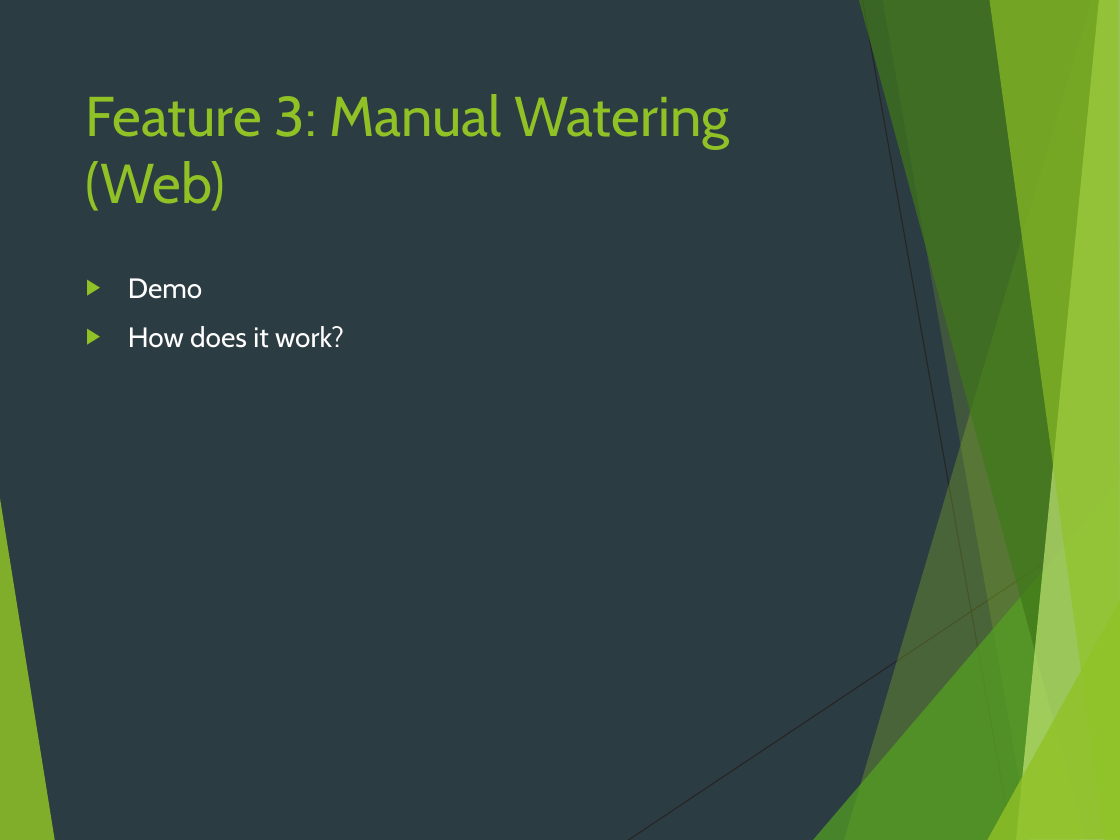
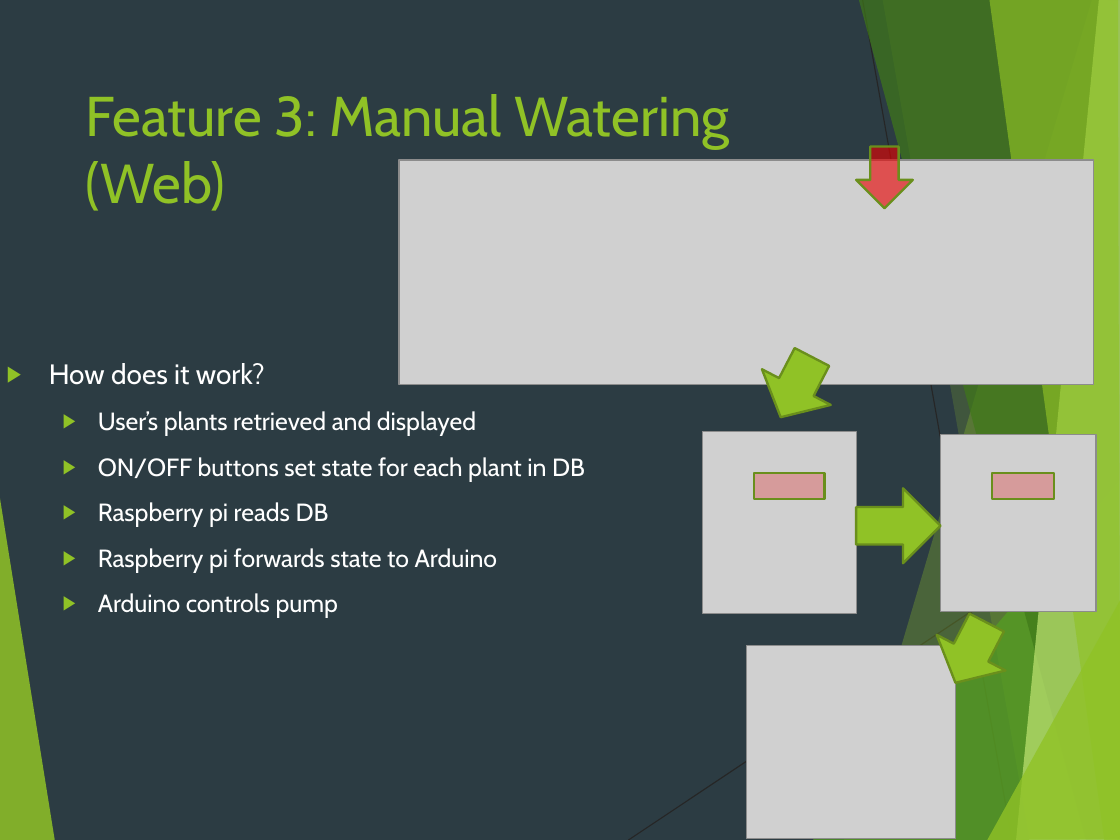
Before and after one commit to deanwedgbury/testRepo, a slide deck: slide 8 of PlantBuddy.pptx. Drawn at 1120x840 pixels with LibreOffice and Linux fonts; fonts in the diff are those of the drawing; grey boxes stand for pictures. Boxes give left, top, right and bottom in pixels: in the first picture for what was removed or moved away, otherwise in the second. Text is boxed around its words. In the diff, an @@ line names an element or a change of style, - is before the commit and + after.

Commit message:
done Feature 3 slide

```diff
--- a/PlantBuddy.pptx
+++ b/PlantBuddy.pptx
@@ down arrow added at box(856, 147, 913, 208), fill #E80000 at 61% opacity, outline #6B901C 1.5 pt @@
@@ picture added at box(399, 160, 1093, 385) @@
@@ text at box(128, 278, 202, 299): paragraph removed @@
-▶ Demo
@@ text "How does it work?": place and size @@
-text "How does it work?" at box(128, 278, 344, 348)
+text "How does it work?" at box(49, 363, 585, 618)
@@ down arrow added at box(746, 339, 846, 435), fill #90C226, outline #6B901C 1.5 pt @@
@@ text at box(98, 411, 585, 618): paragraphs added @@
+  ▶ User’s plants retrieved and displayed
+  ▶ ON/OFF buttons set state for each plant in DB
+  ▶ Raspberry pi reads DB
+  ▶ Raspberry pi forwards state to Arduino
+  ▶ Arduino controls pump
@@ picture added at box(703, 431, 857, 614) @@
@@ picture added at box(941, 435, 1096, 612) @@
@@ rectangle added at box(754, 473, 824, 500), fill #E80000 at 25% opacity, outline #6B901C 1.5 pt @@
@@ rectangle added at box(992, 473, 1054, 500), fill #E80000 at 25% opacity, outline #6B901C 1.5 pt @@
@@ right arrow added at box(856, 488, 940, 563), fill #90C226, outline #6B901C 1.5 pt @@
@@ down arrow added at box(920, 604, 1021, 701), fill #90C226, outline #6B901C 1.5 pt @@
@@ picture added at box(746, 645, 955, 838) @@
```
Also in this commit, not shown: 1 other slide changed.
